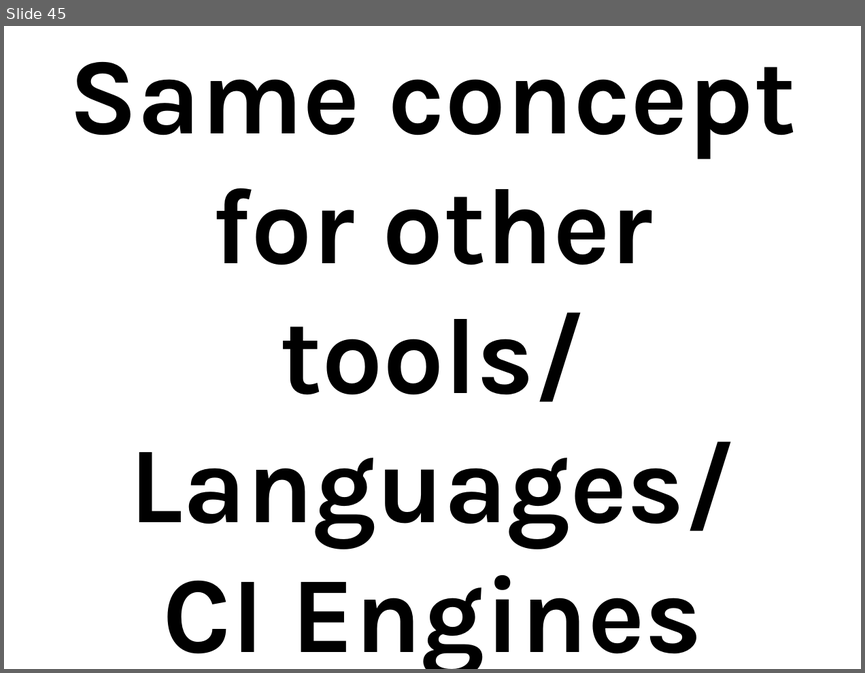
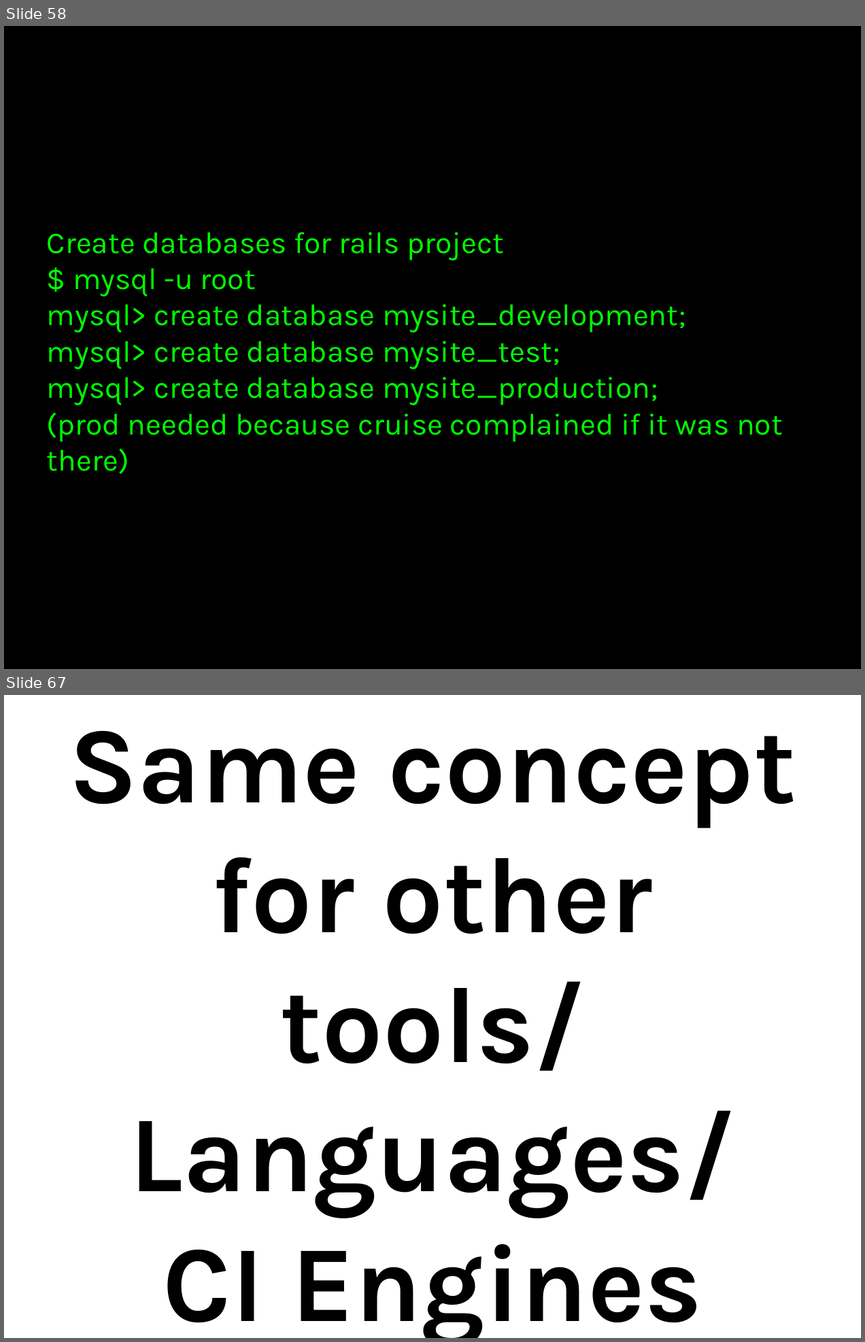
Before and after one commit to thewoolleyman/ci_for_the_rails_guy_or_gal, a slide deck: presentation/ci_for_the_web_2.0_guy_or_gal.odp. Shown one above the other, each under a label of ours: slide 45 before the commit, slides 58 and 67 after it; the slides between them are not shown. The pictures are 865x673 and 865x1342 pixels, drawn with LibreOffice and Linux fonts; fonts in the diff are those of the drawing. Boxes give left, top, right and bottom in pixels: in the first picture for what was removed or moved away, otherwise in the second. Text is boxed around its words. In the diff, an @@ line names an element or a change of style, - is before the commit and + after.

```diff
--- a/presentation/ci_for_the_web_2.0_guy_or_gal.odp
+++ b/presentation/ci_for_the_web_2.0_guy_or_gal.odp
@@ slide 58 added at box(4, 26, 861, 669), background #000000 @@
@@ title added at box(47, 232, 783, 474), 28 pt, text #00FF00 @@
+Create databases for rails project
+$ mysql -u root
+mysql> create database mysite_development;
+mysql> create database mysite_test;
+mysql> create database mysite_production;
+(prod needed because cruise complained if it was not there)
@@ what was slide 45 is now slide 67 @@
```
Also in this commit, not shown: 1 slide changed, 21 other slides added.
